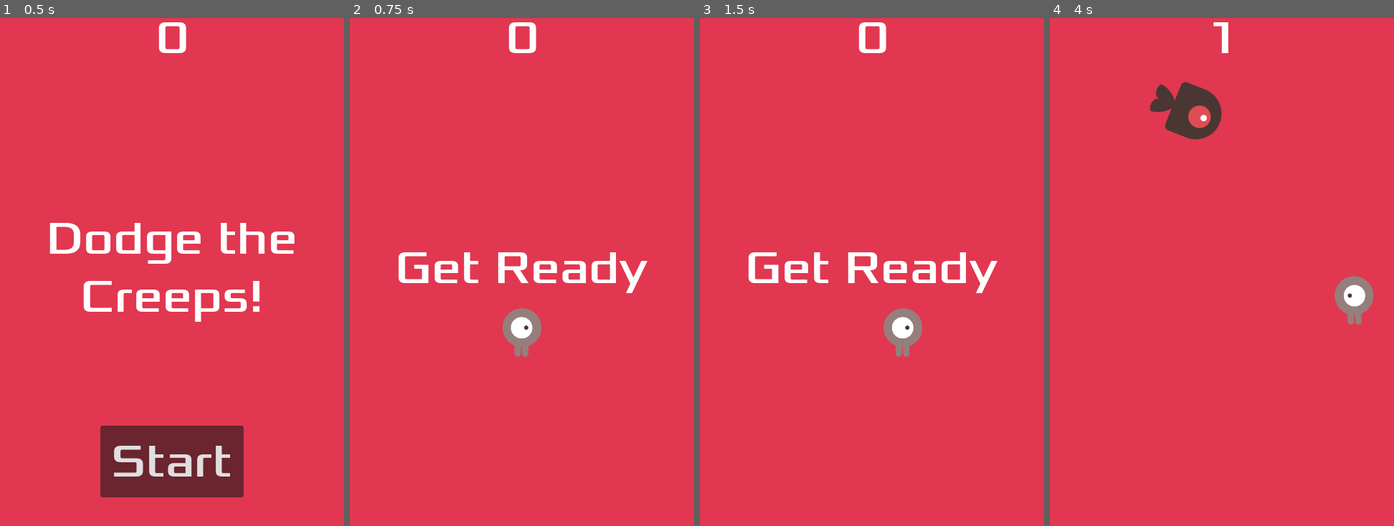
Above: before the commit, frames 1-4 (left to right).
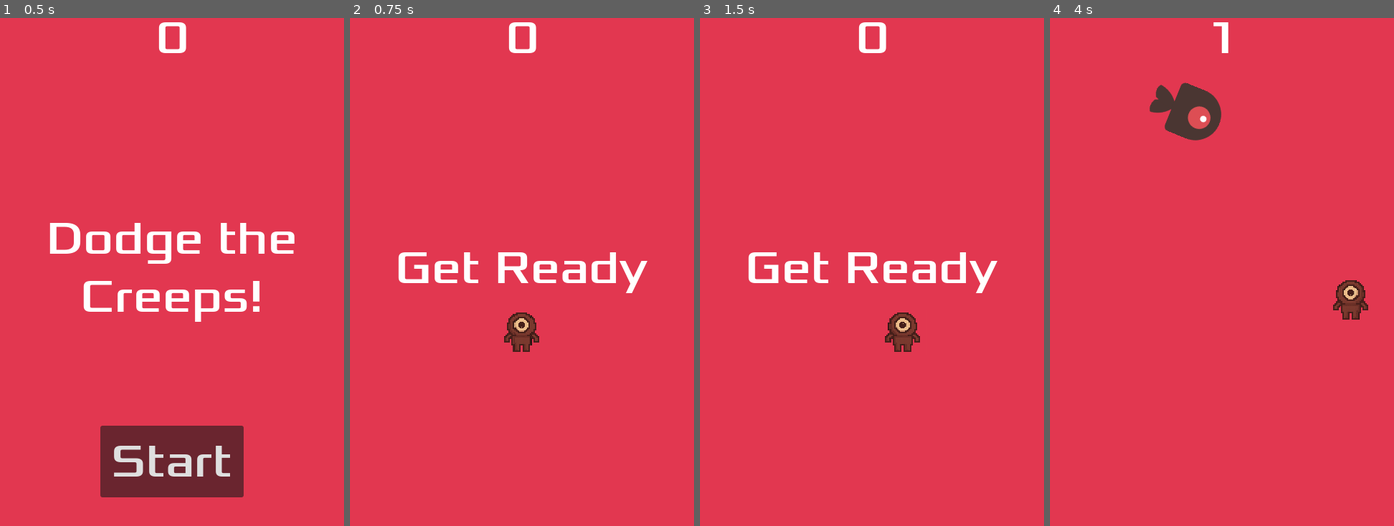
Above: after the commit, the same moments.

Repository: SantiagoLocatelli/creeps-game
Game: Godot game, scene res://main.tscn
Two runs of this game, one before a commit and one after it. Both use one fixed random seed, a clock stepped at 60 frames per second and the inputs below.
Inputs (mouse positions are in pixels of both pictures, inside the frame that each line leads up to):
- Up to frame 1 (0.5 s): no input
- Up to frame 2 (0.75 s): click "Start" at 0.5 s
- Up to frame 3 (1.5 s): tap Enter at 1.25 s; move the mouse to (947, 241) at 1.27 s; hold Right (move_right) from 1.28 s (still down); click (947, 241) at 1.42 s
- Up to frame 4 (4 s): release Right (move_right) at 2 s; drag from (1153, 292) to (1325, 332) at 2.02 s; move the mouse to (1256, 155) at 2.77 s; hold Right (move_right) 2.78-3.5 s; drag from (1204, 373) to (1118, 190) at 3.52 s

Frame 1 is identical in both runs. In frame 2, 0.8% of the frame differs, in the area x 44-56%, y 57-67%; in frame 3, 0.8%; in frame 4, 1.0%, in the area x 28-94%, y 12-61%.

Commit message:
new player sprite

Diff:
--- a/player.gd
+++ b/player.gd
@@ -71,9 +71,10 @@
 		$AnimatedSprite2D.flip_v = false
 		# See the note below about the following boolean assignment.
 		$AnimatedSprite2D.flip_h = velocity.x < 0
-	elif velocity.y != 0:
+	elif velocity.y > 0:
 		$AnimatedSprite2D.animation = "up"
-		$AnimatedSprite2D.flip_v = velocity.y > 0
+	else:
+		$AnimatedSprite2D.animation = "down"
 
 
 func get_current_sprite_size(animated_sprite: AnimatedSprite2D) -> Vector2:
--- a/player.tscn
+++ b/player.tscn
@@ -1,19 +1,40 @@
-[gd_scene load_steps=8 format=3 uid="uid://mumkfw7ws2lh"]
+[gd_scene load_steps=12 format=3 uid="uid://mumkfw7ws2lh"]
 
 [ext_resource type="Texture2D" uid="uid://bxyjua44aveoq" path="res://art/playerGrey_up1.png" id="1_hqtel"]
 [ext_resource type="Script" uid="uid://dre2g8ubvaptb" path="res://player.gd" id="1_sweqy"]
+[ext_resource type="Texture2D" uid="uid://5niaghvx25pr" path="res://art/playerGrey_down1.png" id="2_b26j0"]
 [ext_resource type="Texture2D" uid="uid://b0f7t7yo5bfmx" path="res://art/playerGrey_up2.png" id="2_sweqy"]
 [ext_resource type="Texture2D" uid="uid://cekjpcsj4ofpi" path="res://art/playerGrey_walk1.png" id="3_2hs0m"]
+[ext_resource type="Texture2D" uid="uid://c0b4re3714kxf" path="res://art/playerGrey_down2.png" id="3_n7ghd"]
 [ext_resource type="Texture2D" uid="uid://cglcrweuewfqc" path="res://art/playerGrey_walk2.png" id="4_1jxqw"]
+[ext_resource type="Texture2D" uid="uid://i2bdie0ljpbg" path="res://art/playerGrey_up3.png" id="4_2hs0m"]
+[ext_resource type="Texture2D" uid="uid://cai6pnh7iytsy" path="res://art/playerGrey_down3.png" id="4_nvl01"]
 
 [sub_resource type="SpriteFrames" id="SpriteFrames_dw050"]
 animations = [{
+"frames": [{
+"duration": 1.0,
+"texture": ExtResource("2_b26j0")
+}, {
+"duration": 1.0,
+"texture": ExtResource("3_n7ghd")
+}, {
+"duration": 1.0,
+"texture": ExtResource("4_nvl01")
+}],
+"loop": true,
+"name": &"down",
+"speed": 5.0
+}, {
 "frames": [{
 "duration": 1.0,
 "texture": ExtResource("1_hqtel")
 }, {
 "duration": 1.0,
 "texture": ExtResource("2_sweqy")
+}, {
+"duration": 1.0,
+"texture": ExtResource("4_2hs0m")
 }],
 "loop": true,
 "name": &"up",
@@ -40,9 +61,9 @@
 metadata/_edit_group_ = true
 
 [node name="AnimatedSprite2D" type="AnimatedSprite2D" parent="."]
-scale = Vector2(0.5, 0.5)
+scale = Vector2(0.063, 0.063)
 sprite_frames = SubResource("SpriteFrames_dw050")
-animation = &"walk"
+animation = &"down"
 
 [node name="CollisionShape2D" type="CollisionShape2D" parent="."]
 shape = SubResource("CapsuleShape2D_b26j0")
Binary file added: art/playerGrey_down1.png
Not shown, added: art/playerGrey_down1.png.import
Binary file added: art/playerGrey_down2.png
Not shown, added: art/playerGrey_down2.png.import
Binary file added: art/playerGrey_down3.png
Not shown, added: art/playerGrey_down3.png.import
Binary file changed: art/playerGrey_up1.png
Binary file added: art/playerGrey_up1_old.png
Not shown, added: art/playerGrey_up1_old.png.import
Binary file changed: art/playerGrey_up2.png
Binary file added: art/playerGrey_up2_old.png
Not shown, added: art/playerGrey_up2_old.png.import
(and 9 more such lines)
